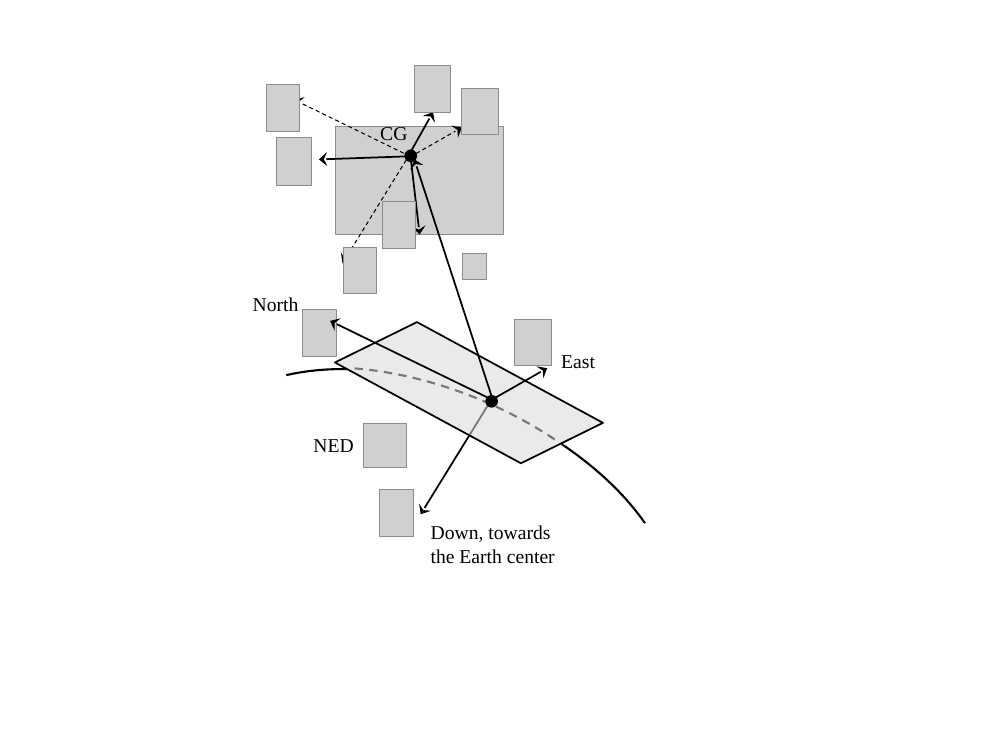
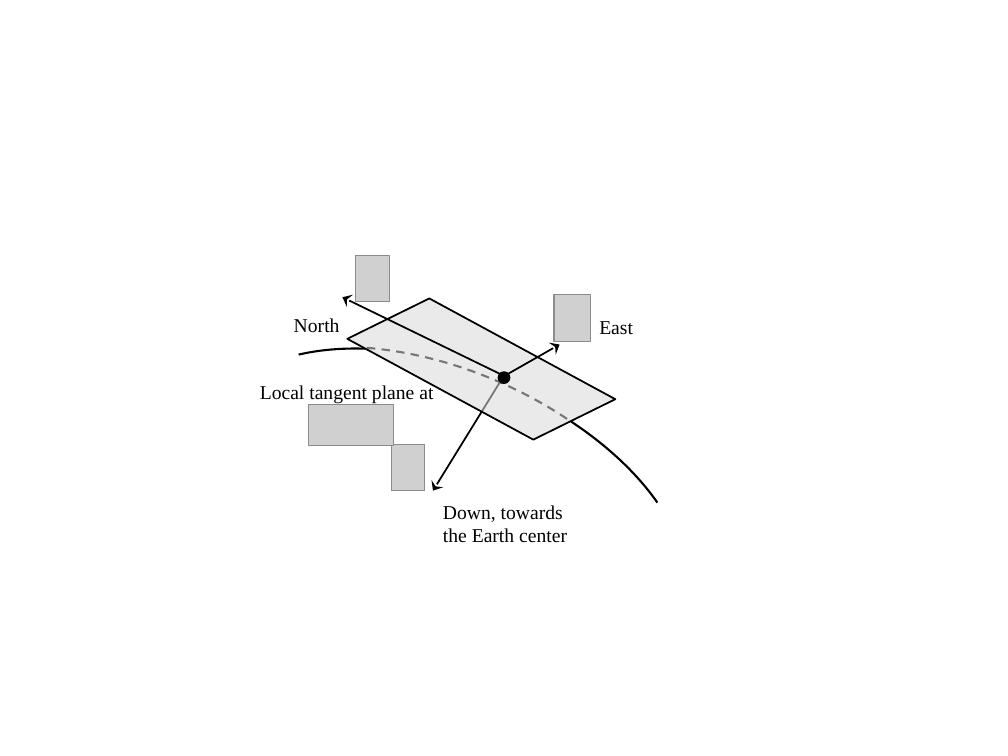
Before and after one commit to vldobr/GitHubPublications2012, a slide deck: slide 1 of Springer_UAV_book/Pictures/Fig5.pptx. Drawn at 1008x756 pixels with LibreOffice and Linux fonts; fonts in the diff are those of the drawing; grey boxes stand for pictures. Boxes give left, top, right and bottom in pixels: in the first picture for what was removed or moved away, otherwise in the second. Text is boxed around its words. In the diff, an @@ line names an element or a change of style, - is before the commit and + after.

```diff
--- a/Springer_UAV_book/Pictures/Fig5.pptx
+++ b/Springer_UAV_book/Pictures/Fig5.pptx
@@ picture removed at box(266, 85, 300, 131) @@
@@ picture removed at box(414, 66, 451, 112) @@
@@ picture removed at box(462, 89, 498, 135) @@
@@ arrow removed from (410, 156) to (294, 100) @@
@@ arrow removed from (408, 156) to (433, 112) @@
@@ picture removed at box(276, 137, 311, 185) @@
@@ picture removed at box(336, 127, 503, 235) @@
@@ text removed at box(380, 125, 407, 145) @@
-CG
@@ arrow removed from (410, 157) to (462, 128) @@
@@ arrow removed from (408, 156) to (319, 159) @@
@@ arrow removed from (410, 154) to (343, 263) @@
@@ ellipse removed at box(406, 151, 416, 161) @@
@@ arrow removed from (410, 155) to (419, 235) @@
@@ arrow removed from (492, 396) to (414, 159) @@
@@ picture removed at box(382, 202, 416, 248) @@
@@ picture removed at box(343, 247, 377, 293) @@
@@ picture removed at box(463, 254, 486, 280) @@
@@ arc (boxed as its full ellipse) at box(145, 284, 738, 756): proportions changed @@
@@ 3 arc (boxed as its full ellipse)s: place and size @@
-3 arc (boxed as its full ellipse)s at box(127, 300, 734, 756)
+3 arc (boxed as its full ellipse)s at box(139, 280, 746, 756)
@@ arc (boxed as its full ellipse) at box(153, 281, 746, 756): proportions changed @@
@@ 1 ellipse, 1 flow chart input output, 1 arrow: place and size @@
-1 ellipse, 1 flow chart input output, 1 arrow at box(331, 297, 603, 489)
+1 ellipse, 1 flow chart input output, 1 arrow at box(343, 273, 615, 465)
@@ text "North": place and size @@
-text "North" at box(253, 297, 299, 312)
+text "North" at box(294, 318, 340, 333)
@@ picture removed at box(302, 309, 337, 356) @@
@@ picture removed at box(515, 320, 551, 366) @@
@@ text "East": place and size @@
-text "East" at box(561, 355, 595, 369)
+text "East" at box(599, 321, 633, 335)
@@ arrow moved from (495, 398) - (547, 368) to (508, 374) - (559, 345) @@
@@ text at box(260, 385, 433, 405): text changed @@
-NED
+Local tangent plane at
@@ arrow moved from (488, 405) - (420, 514) to (501, 381) - (433, 491) @@
@@ group added at box(308, 255, 591, 491): 4 pictures @@
@@ picture removed at box(364, 423, 406, 468) @@
@@ picture removed at box(380, 490, 414, 536) @@
@@ text "Down, towards the Earth center": place and size @@
-text "Down, towards the Earth center" at box(431, 525, 555, 564)
+text "Down, towards the Earth center" at box(443, 505, 567, 543)
```
Also in this commit, not shown: 7 other files.
